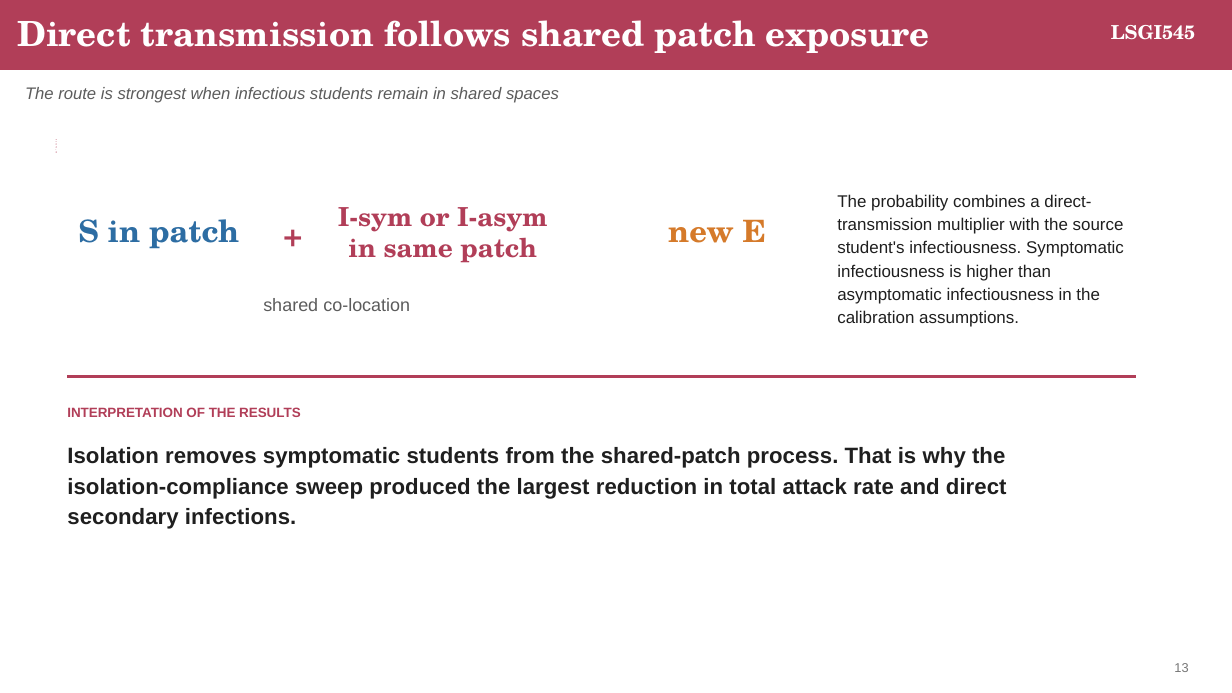
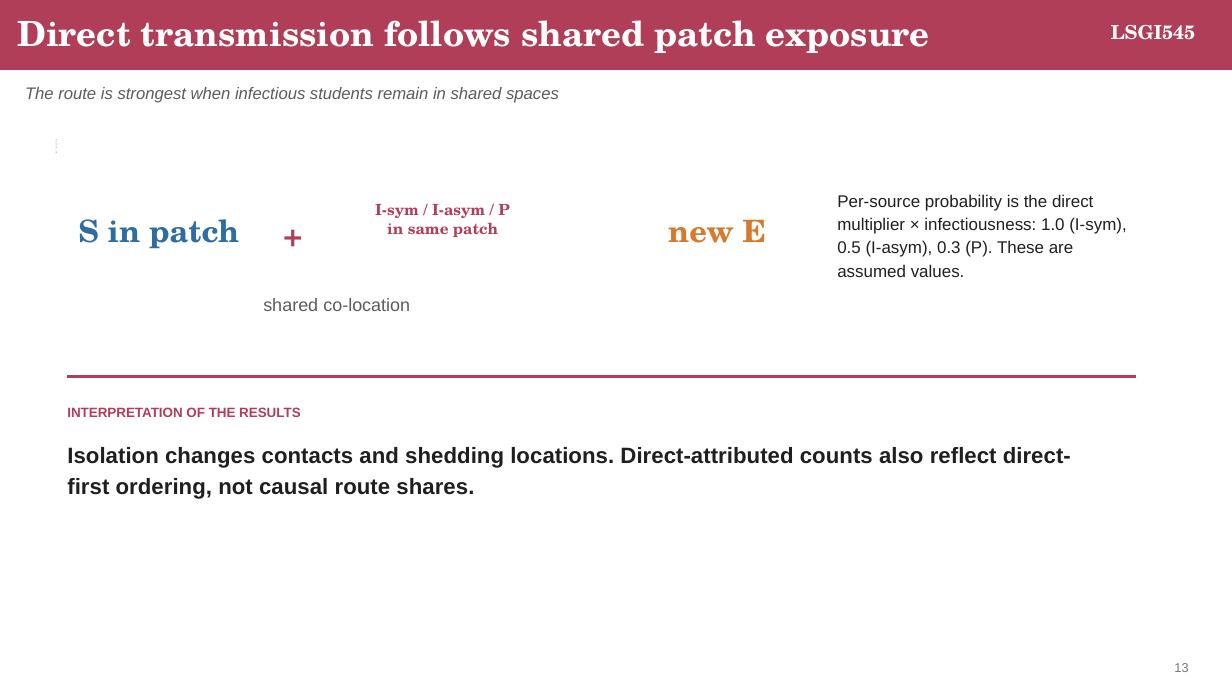
Before and after one commit to LIUXiaolu424/LSGI545-Group26, a slide deck: slide 13 of group_report_presentation/output/Norovirus_Dormitory_ABM_Group_Presentation.pptx. Drawn at 1232x693 pixels with LibreOffice and Linux fonts; fonts in the diff are those of the drawing. Boxes give left, top, right and bottom in pixels: in the first picture for what was removed or moved away, otherwise in the second. Text is boxed around its words. In the diff, an @@ line names an element or a change of style, - is before the commit and + after.

Commit message:
Correct submission references, parameter assumptions and result interpretation

```diff
--- a/group_report_presentation/output/Norovirus_Dormitory_ABM_Group_Presentation.pptx
+++ b/group_report_presentation/output/Norovirus_Dormitory_ABM_Group_Presentation.pptx
@@ text at [375, 204, 510, 218]: text changed; size 20.4 to 12 pt @@
-I-sym or I-asym
+I-sym / I-asym / P
@@ text at [837, 194, 1126, 277]: text changed @@
-The probability combines a direct-transmission multiplier with the source student's infectiousness. Symptomatic infectiousness is higher than asymptomatic infectiousness in the calibration assumptions.
+Per-source probability is the direct multiplier × infectiousness: 1.0 (I-sym), 0.5 (I-asym), 0.3 (P). These are assumed values.
@@ text at [387, 222, 498, 237]: size 20.4 to 12 pt in "in same patch" @@
@@ text at [67, 447, 1071, 499]: text changed @@
-Isolation removes symptomatic students from the shared-patch process. That is why the isolation-compliance sweep produced the largest reduction in total attack rate and direct secondary infections.
+Isolation changes contacts and shedding locations. Direct-attributed counts also reflect direct-first ordering, not causal route shares.
```
Also in this commit, not shown: 18 other slides changed, 7 other files.
